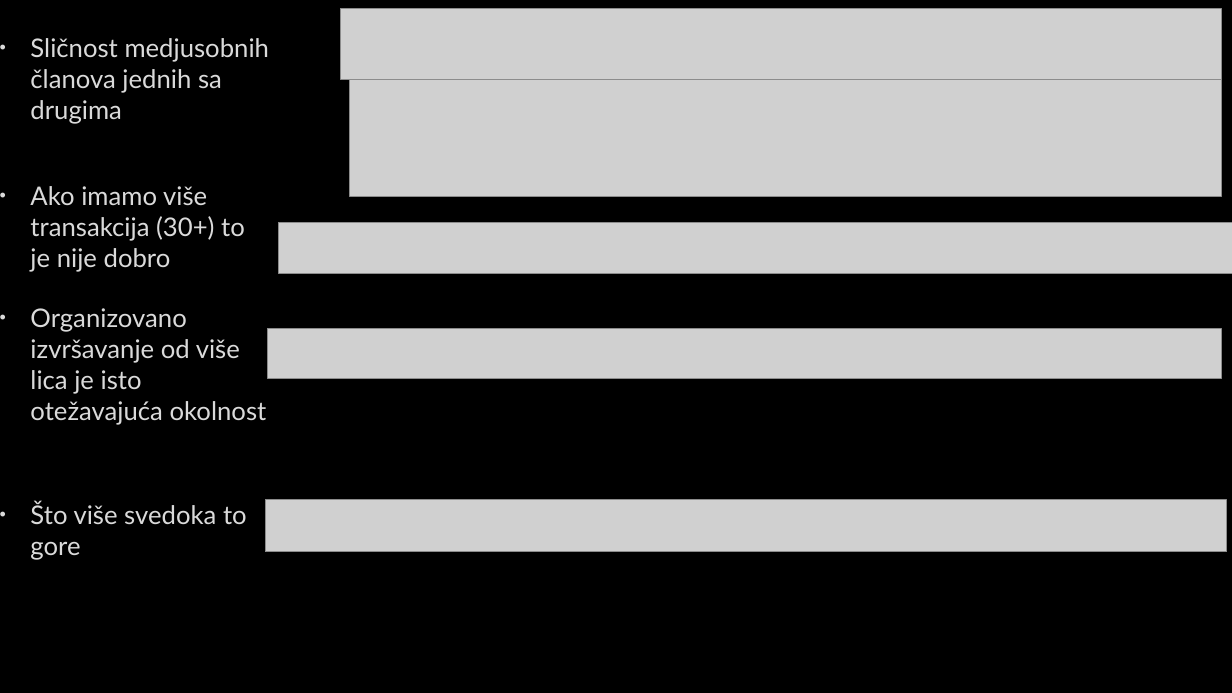
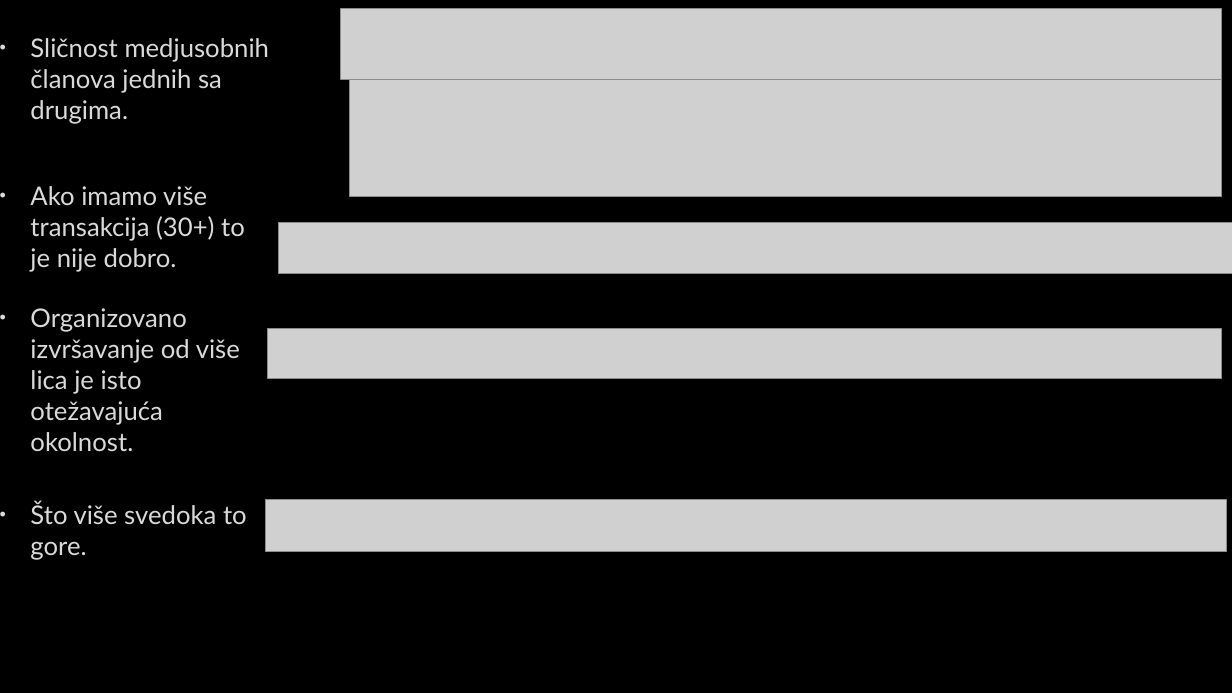
Before and after one commit to urospetraskovic/PravnaInformatikaTeam8, a slide deck: slide 35 of Project/Prezentacija.pptx. Drawn at 1232x693 pixels with LibreOffice and Linux fonts; fonts in the diff are those of the drawing; grey boxes stand for pictures; background and template pictures are left out. Boxes give left, top, right and bottom in pixels: in the first picture for what was removed or moved away, otherwise in the second. Text is boxed around its words. In the diff, an @@ line names an element or a change of style, - is before the commit and + after.

```diff
--- a/Project/Prezentacija.pptx
+++ b/Project/Prezentacija.pptx
@@ text at (30, 38, 269, 124): text changed @@
-• Sličnost medjusobnih članova jednih sa drugima
+• Sličnost medjusobnih članova jednih sa drugima.
@@ text at (30, 186, 245, 272): text changed @@
-• Ako imamo više transakcija (30+) to je nije dobro
+• Ako imamo više transakcija (30+) to je nije dobro.
@@ text at (30, 308, 240, 451): text changed @@
-• Organizovano izvršavanje od više lica je isto otežavajuća okolnost
+• Organizovano izvršavanje od više lica je isto otežavajuća okolnost.
@@ text at (30, 502, 247, 560): text changed @@
-• Što više svedoka to gore
+• Što više svedoka to gore.
```
Also in this commit, not shown: 44 other slides changed.
